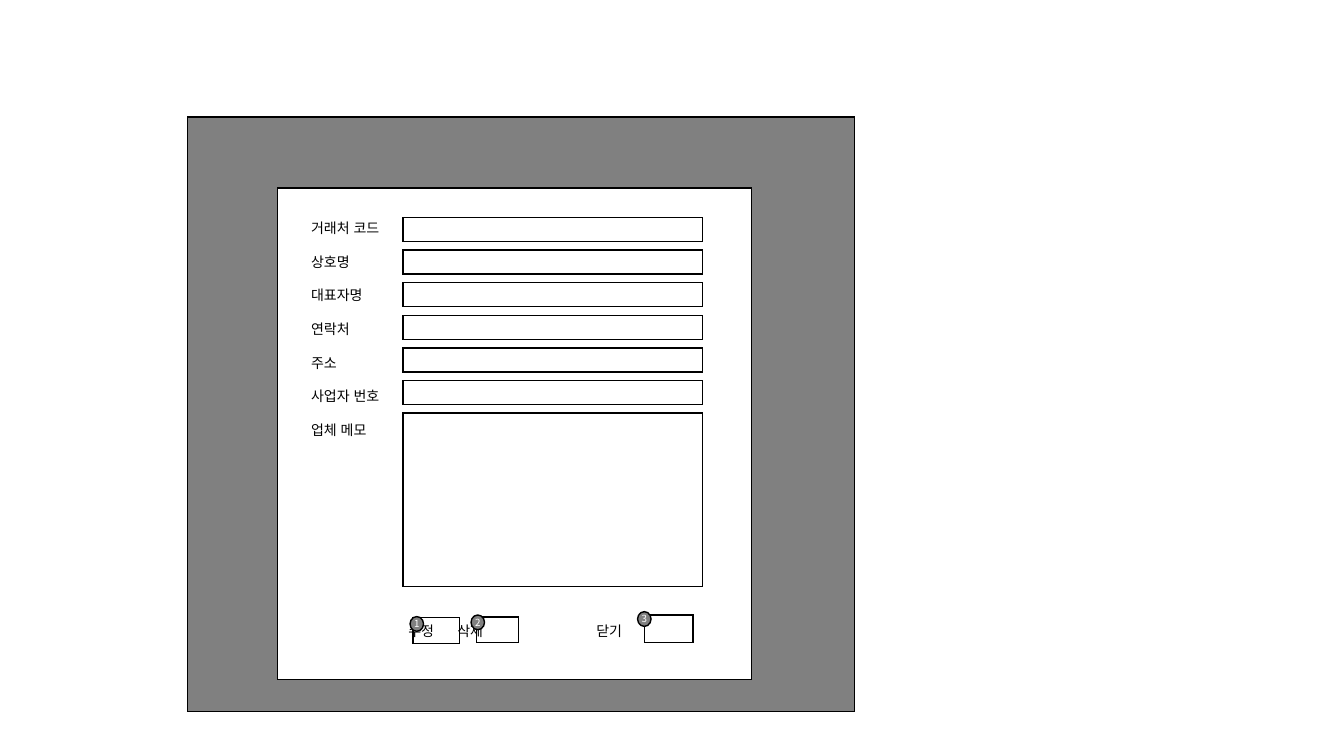
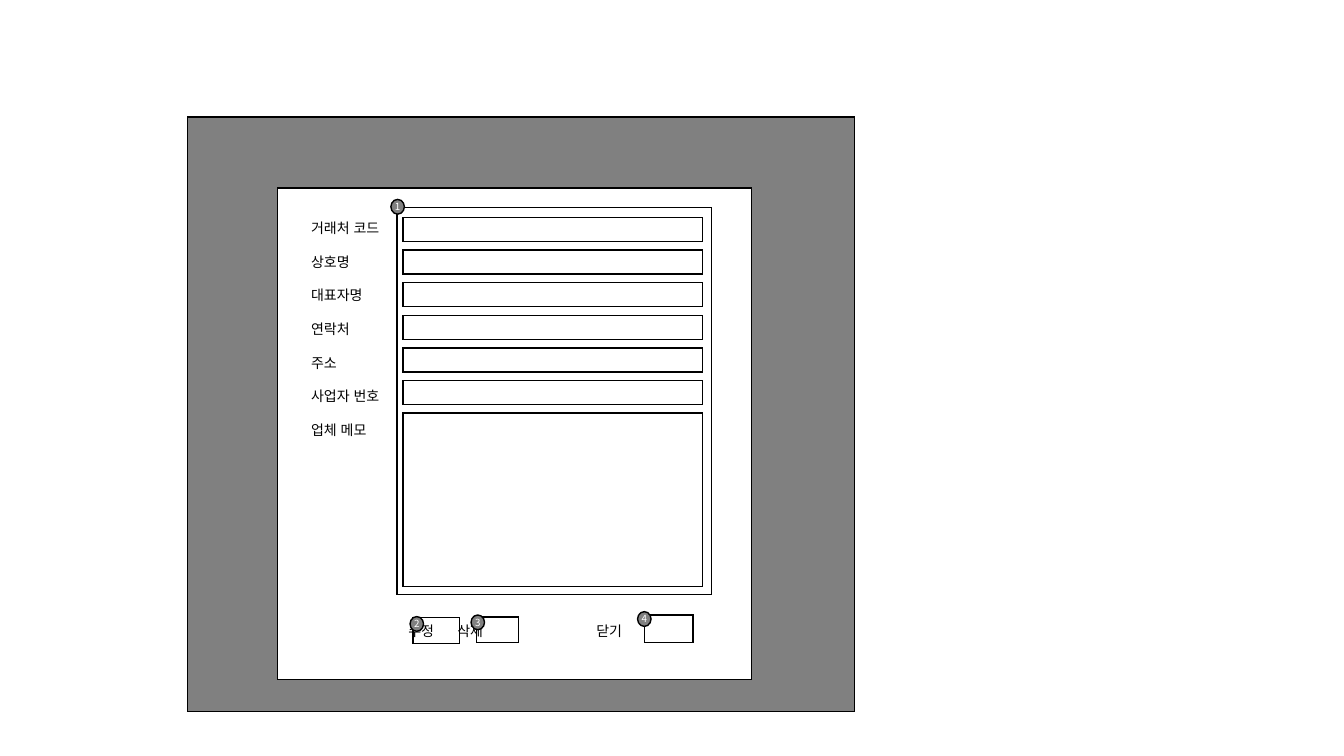
Before and after one commit to dw-final-project/dwFinal, a slide deck: slide 17 of 프로젝트 관련 자료/재고 1 (박희성).pptx (slide 2 before the commit). Drawn at 1344x756 pixels with LibreOffice and Linux fonts; fonts in the diff are those of the drawing. Boxes give left, top, right and bottom in pixels: in the first picture for what was removed or moved away, otherwise in the second. Text is boxed around its words. In the diff, an @@ line names an element or a change of style, - is before the commit and + after.

```diff
--- a/프로젝트 관련 자료/재고 1 (박희성).pptx
+++ b/프로젝트 관련 자료/재고 1 (박희성).pptx
@@ ellipse "1": place and size @@
-ellipse "1" at (410,617,423,632)
+ellipse "1" at (391,200,404,215)
@@ rectangle added at (397,208,712,595), outline #000000 1 pt @@
```
Also in this commit, not shown: 11 other slides changed, 13 slides added.
